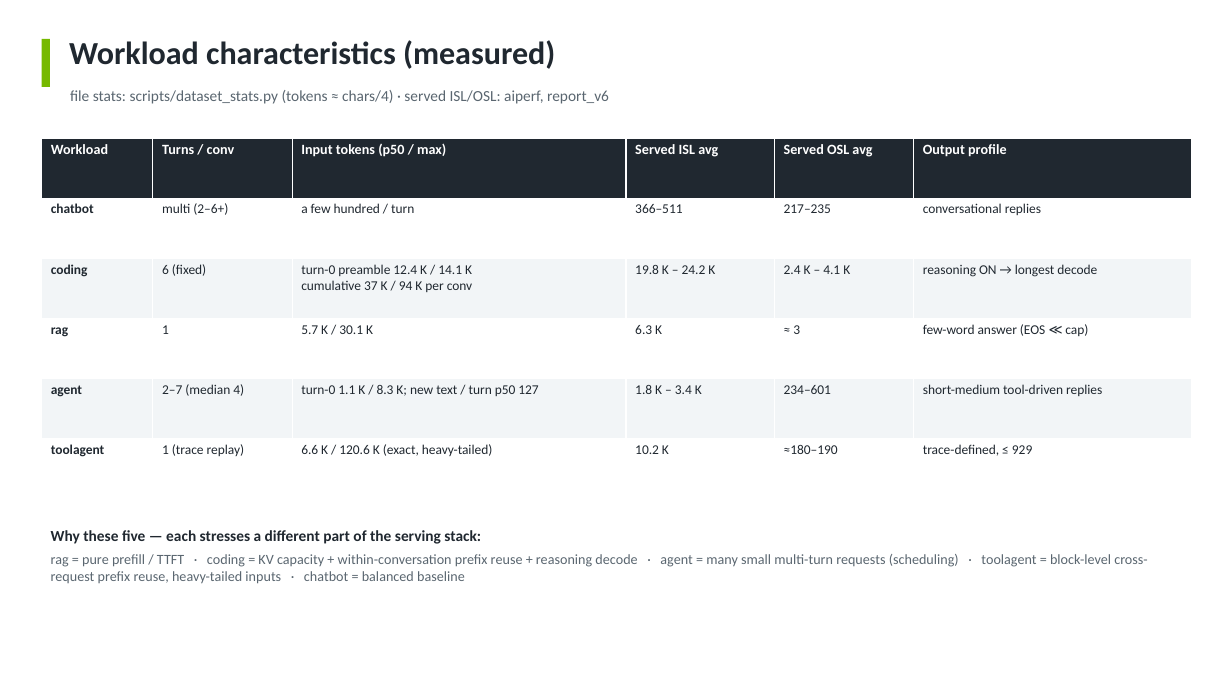
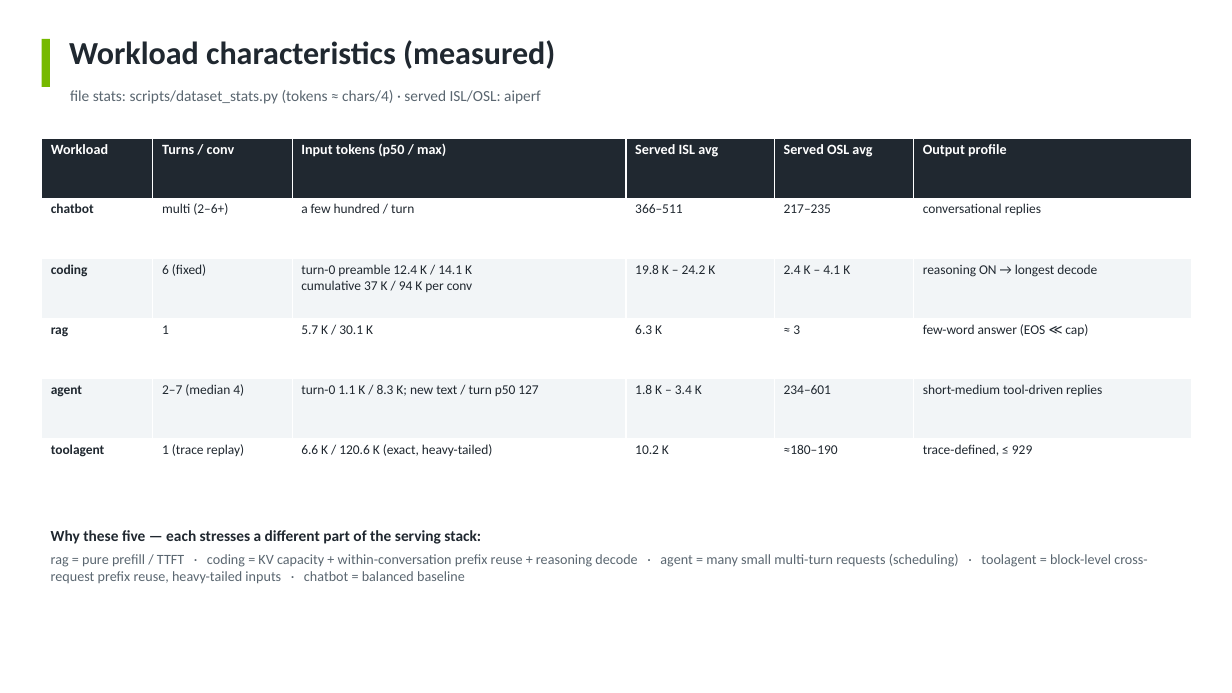
Before and after one commit to anud18/qwen36-vllm-aiperf-benchmark, a slide deck: slide 4 of slides/benchmark_overview.pptx. Drawn at 1232x693 pixels with LibreOffice and Linux fonts; fonts in the diff are those of the drawing. Boxes give left, top, right and bottom in pixels: in the first picture for what was removed or moved away, otherwise in the second. Text is boxed around its words. In the diff, an @@ line names an element or a change of style, - is before the commit and + after.

```diff
--- a/slides/benchmark_overview.pptx
+++ b/slides/benchmark_overview.pptx
@@ text at (70,90,541,104): text changed @@
-file stats: scripts/dataset_stats.py (tokens ≈ chars/4) · served ISL/OSL: aiperf, report_v6
+file stats: scripts/dataset_stats.py (tokens ≈ chars/4) · served ISL/OSL: aiperf
```
Also in this commit, not shown: 2 other slides changed, 21 other files.
